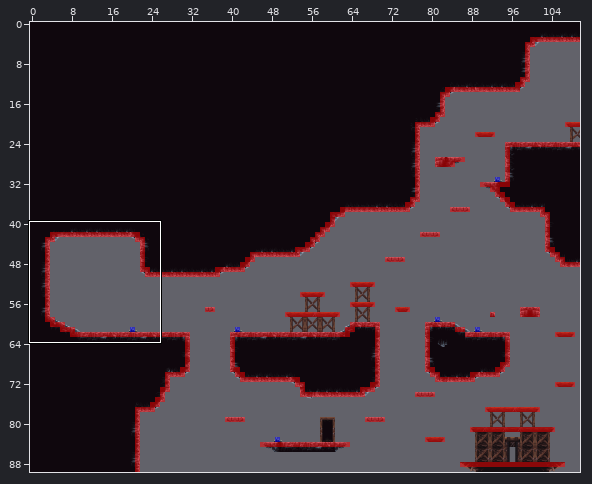
Tiled map -- Output/Assets/maps/level1.tmx. The picture above shows the old version from afar; the outline marks the close-up.
Close-up. Before the commit:
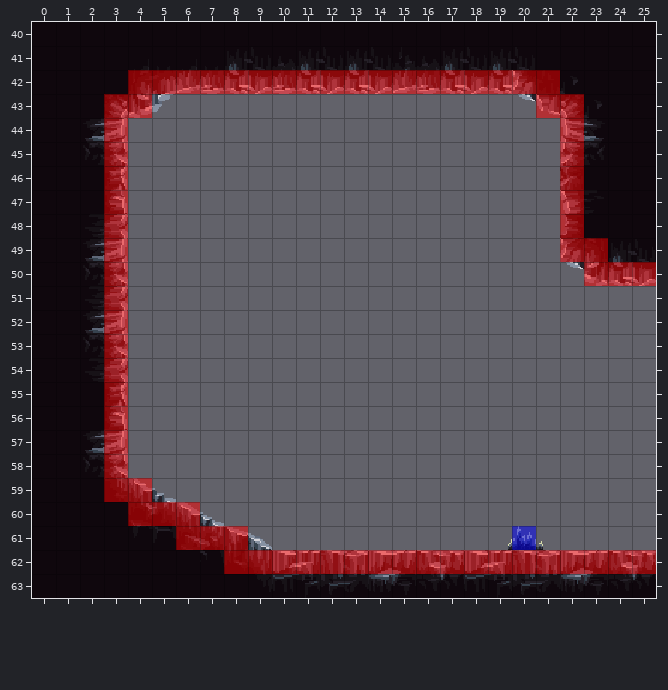
Cells are 16x16 px. Shown: x 0..25, y 40..63. The commit also changed other parts of the map, which this record leaves out.
Now the later version:
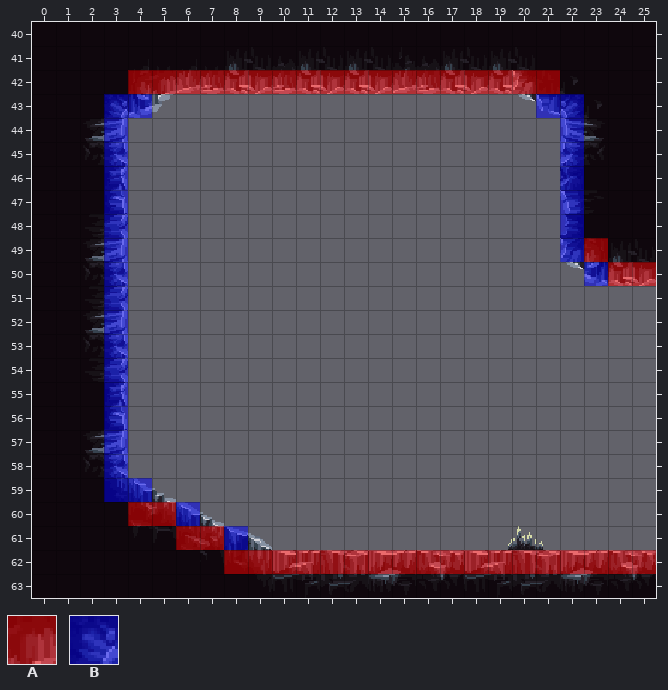
Key: from "collisions": A 0, B 2.
_ is an empty cell.
See-through tiles are keyed as they look on the map.
The exact change:
Layer "Collisions":
y 43: x 3..4 AA -> BB; x 21..22 AA -> BB
y 44..49: x 3 A -> B; x 22 A -> B
y 50: x 3 A -> B; x 23 A -> B
y 51..58: x 3 A -> B
y 59: x 3..4 AA -> BB
y 60: x 6 A -> B
y 61: x 8 A -> B; x 20 B -> _
Pixel boxes of the changes (left, top, right, bottom) in both close-ups:
changed: (104, 94, 152, 502)
changed: (536, 94, 608, 286)
changed: (176, 502, 200, 526)
changed: (224, 526, 248, 550)
removed: (512, 526, 536, 550)
